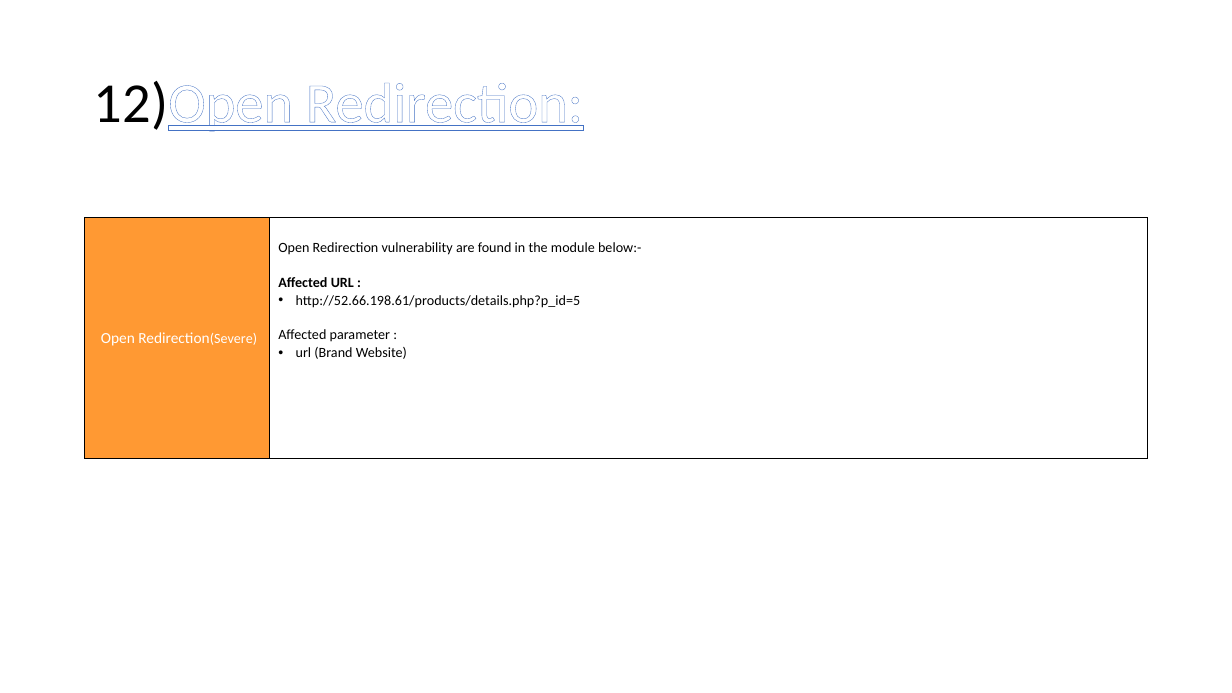
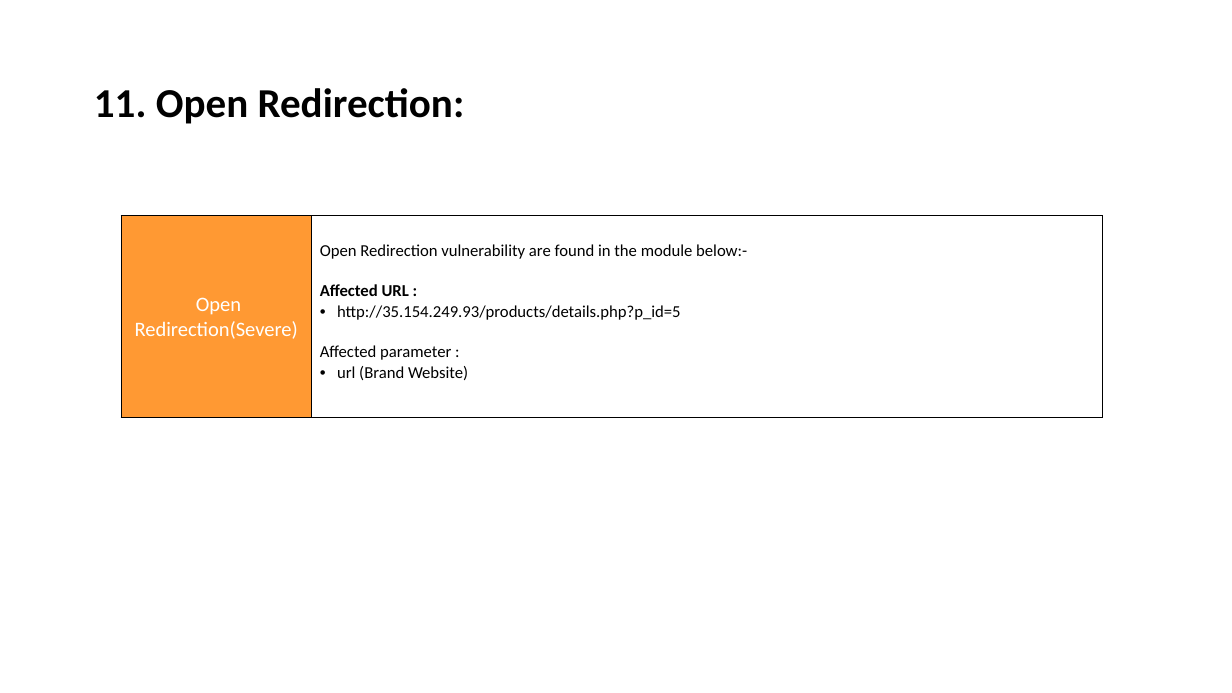
Before and after one commit to RocktimRajkumar/CEH-hack-a-thon, a slide deck: slide 65 of reports/Lifestyle Store/LifeStyle Store Application Reports.pptx. Drawn at 1232x693 pixels with LibreOffice and Linux fonts; fonts in the diff are those of the drawing. Boxes give left, top, right and bottom in pixels: in the first picture for what was removed or moved away, otherwise in the second. Text is boxed around its words. In the diff, an @@ line names an element or a change of style, - is before the commit and + after.

Commit message:
reports: Open redirection ppt done

```diff
--- a/reports/Lifestyle Store/LifeStyle Store Application Reports.pptx
+++ b/reports/Lifestyle Store/LifeStyle Store Application Reports.pptx
@@ title at (x1=94, y1=88, x2=465, y2=124): text changed; size 44 to 32 pt; text colour #FFFFFF to #000000; bold on @@
-12)Open Redirection:
+11. Open Redirection:
@@ table at (x1=121, y1=188, x2=1103, y2=418) @@
-row 2, column 2: Open Redirection vulnerability are found in the module below:- / Affected URL : / http://52.66.198.61/products/details.php?p_id=5 / Affected parameter : / url (Brand Website)
+row 2, column 2: Open Redirection vulnerability are found in the module below:- / Affected URL : / http://35.154.249.93/products/details.php?p_id=5 / Affected parameter : / url (Brand Website)
@@ size 12 to 16 pt in "Open Redirection(Severe)" @@
@@ size 11 to 16 pt in "Redirection(Severe)" @@
@@ table resized from (x1=85, y1=185, x2=1148, y2=458) to (x1=121, y1=188, x2=1103, y2=418) @@
```
Also in this commit, not shown: 6 other slides changed.
